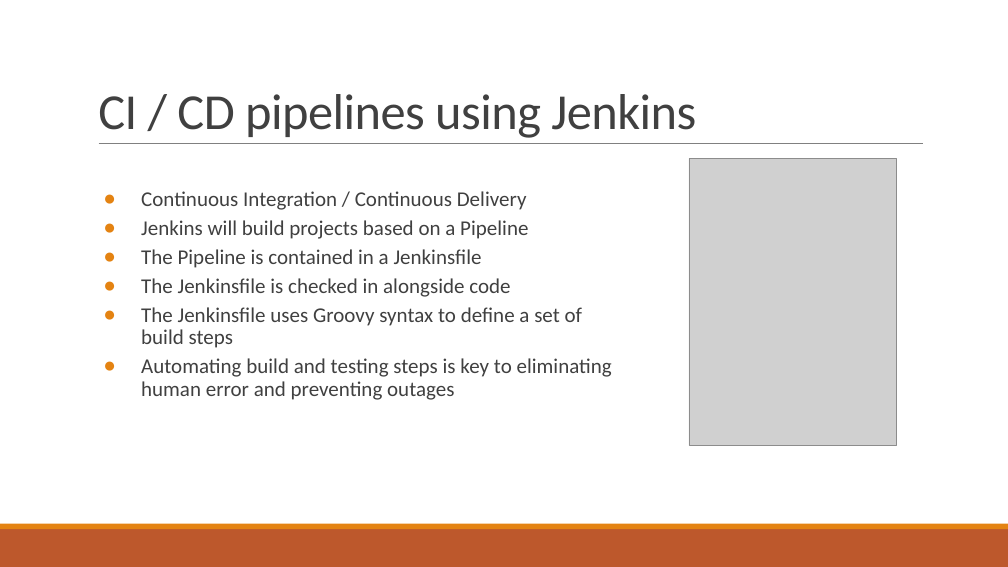
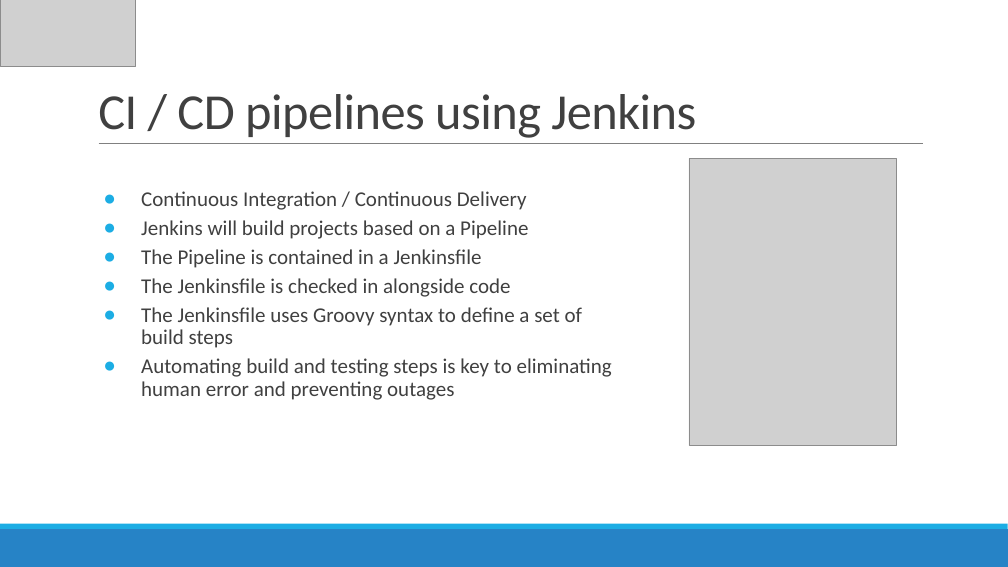
Before and after one commit to Estafet-LTD/DevOpsDemo, a slide deck: slide 13 of SIAB-DevOps.pptx. Drawn at 1008x567 pixels with LibreOffice and Linux fonts; fonts in the diff are those of the drawing; grey boxes stand for pictures. Boxes give left, top, right and bottom in pixels: in the first picture for what was removed or moved away, otherwise in the second. Text is boxed around its words. In the diff, an @@ line names an element or a change of style, - is before the commit and + after.

```diff
--- a/SIAB-DevOps.pptx
+++ b/SIAB-DevOps.pptx
@@ picture added at (0,0,136,67) @@
@@ text "Continuous Integration / Continuous Delivery" at (141,191,612,400): bullet colour #E48312 to #1CADE4 @@
@@ rectangle removed at (0,529,1008,567) @@
@@ rectangle removed at (0,524,1008,529) @@
@@ rectangle added at (0,529,1008,567), fill #2683C6 @@
@@ rectangle added at (0,524,1008,529), fill #1CADE4 @@
```
Also in this commit, not shown: 16 other slides changed, 1 slide added.
